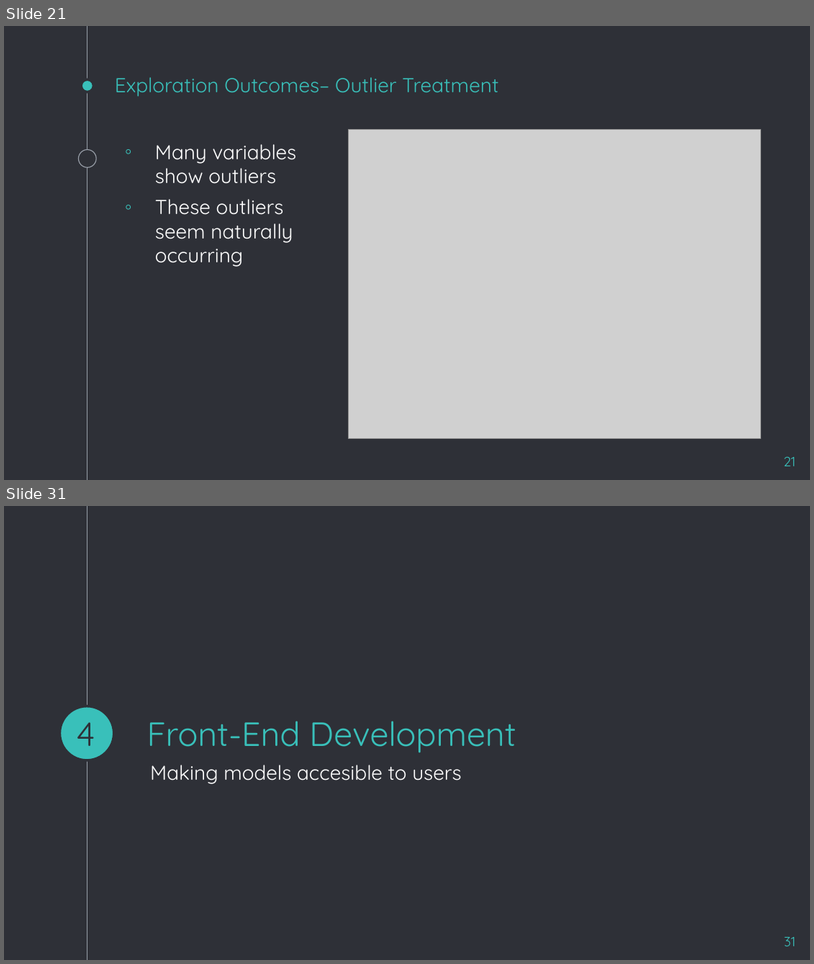
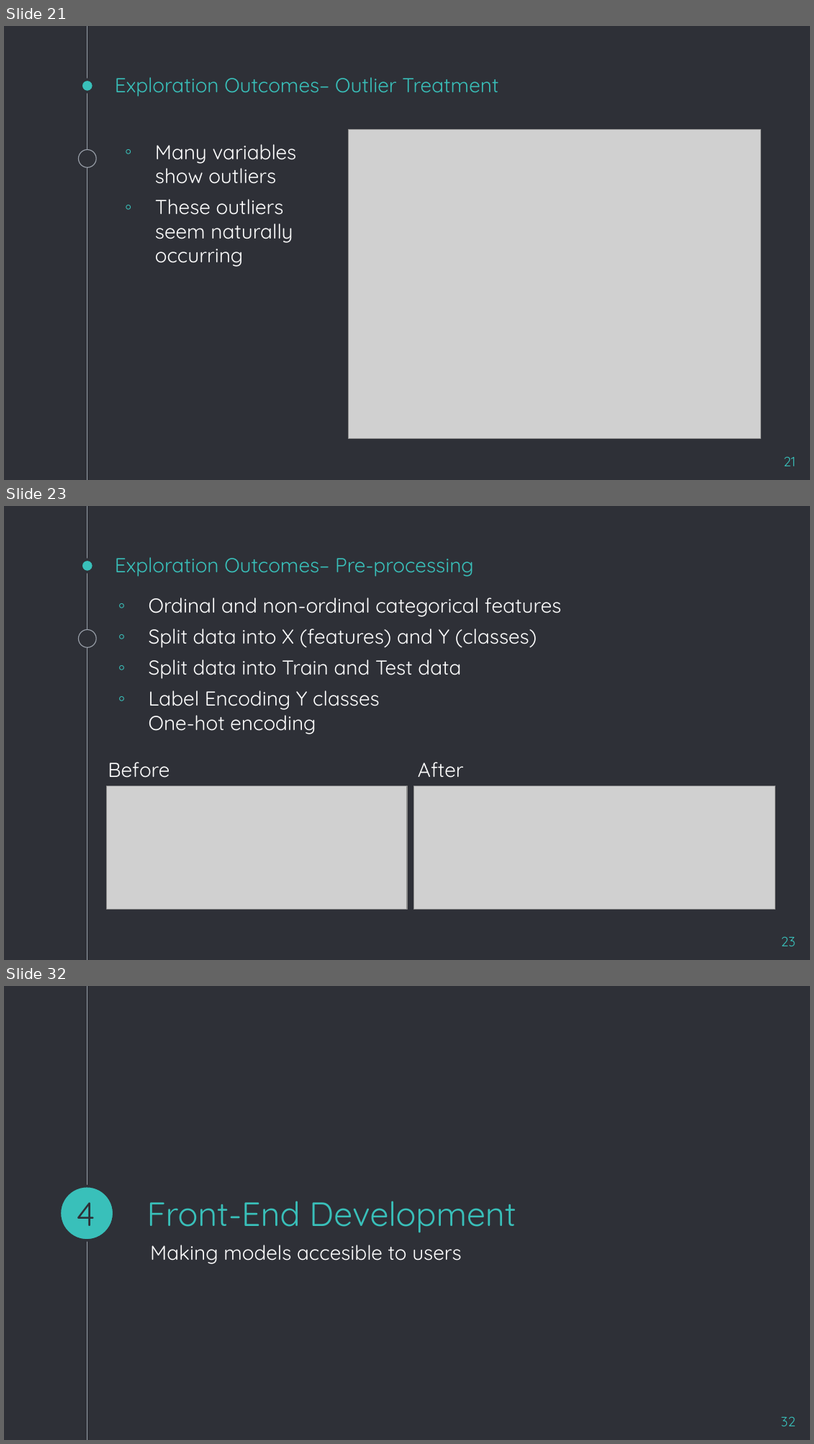
Before and after one commit to jMacProd/Machine-Learning-Credit-Card-Churn, a slide deck: Final Project - Presentation.pptx. Shown one above the other, each under a label of ours: slides 21 and 31 before the commit, slides 21, 23 and 32 after it; the slides between them are not shown. The pictures are 814x964 and 814x1444 pixels, drawn with LibreOffice and Linux fonts; fonts in the diff are those of the drawing; grey boxes stand for pictures. Boxes give left, top, right and bottom in pixels: in the first picture for what was removed or moved away, otherwise in the second. Text is boxed around its words. In the diff, an @@ line names an element or a change of style, - is before the commit and + after.

```diff
--- a/Final Project - Presentation.pptx
+++ b/Final Project - Presentation.pptx
@@ slide 23 added at (x1=4, y1=506, x2=810, y2=960), background #2E3037; not listed: 3 template elements that a slide beside it also shows @@
@@ title added at (x1=115, y1=557, x2=474, y2=577), 18 pt, text #39C0BA @@
+Exploration Outcomes– Pre-processing
@@ text added at (x1=149, y1=597, x2=562, y2=734), 18 pt, text #FFFFFF @@
+◦ Ordinal and non-ordinal categorical features
+◦ Split data into X (features) and Y (classes)
+◦ Split data into Train and Test data
+◦ Label Encoding Y classes
+  One-hot encoding
@@ text added at (x1=108, y1=762, x2=464, y2=777), 18 pt, text #FFFFFF @@
+Before After
@@ picture added at (x1=107, y1=786, x2=407, y2=909) @@
@@ picture added at (x1=414, y1=786, x2=776, y2=909) @@
@@ page number added at (x1=782, y1=937, x2=796, y2=946), 12 pt, text #39C0BA @@
+23
@@ what was slide 31 is now slide 32 @@
@@ page number at (x1=782, y1=1417, x2=796, y2=1426): text changed @@
-31
+32
```
Also in this commit, not shown: 17 slides changed, 2 other slides added, 1 slide removed.
